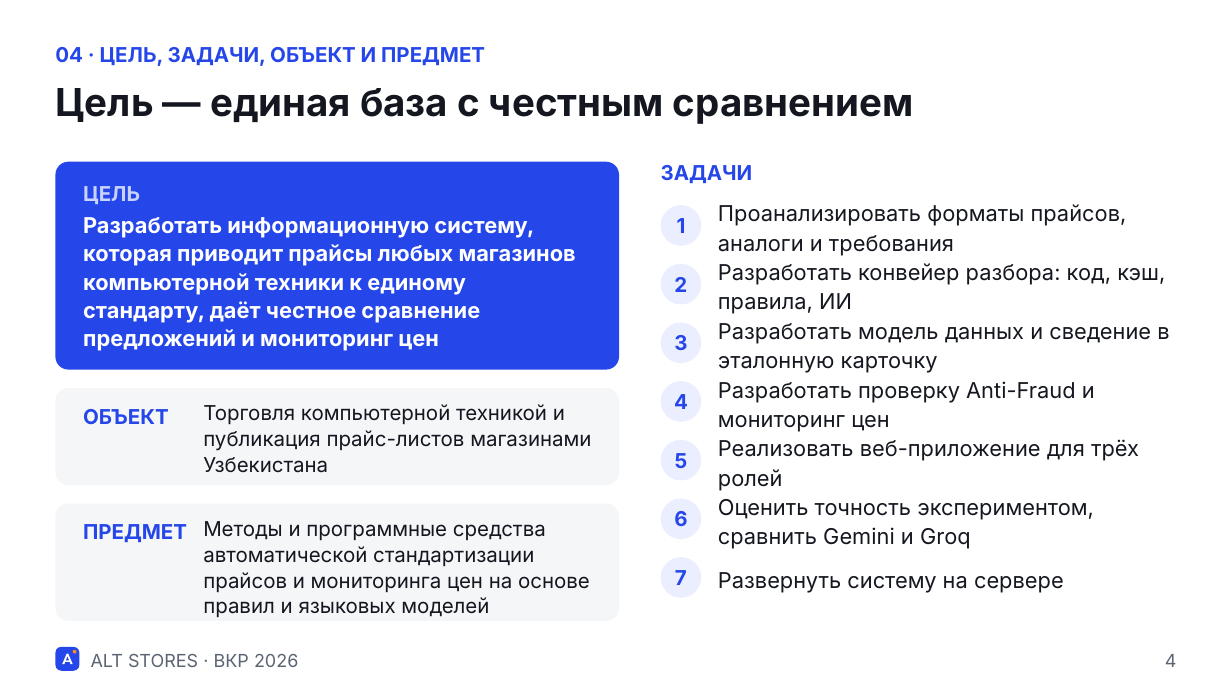
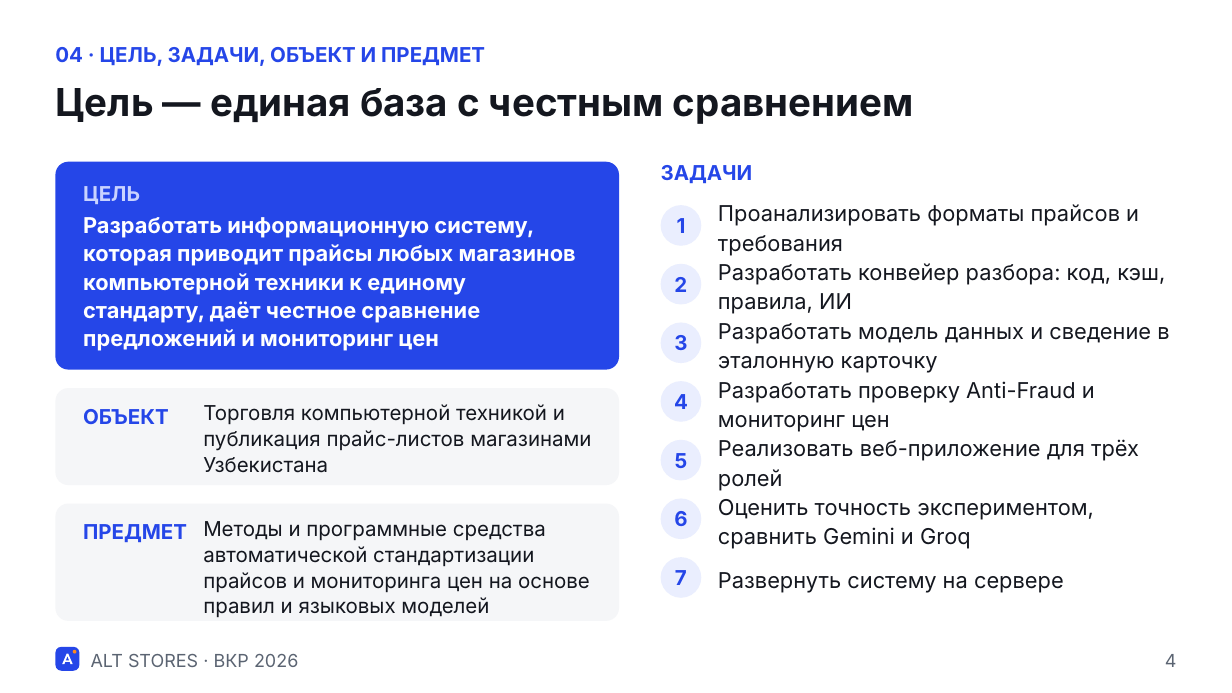
Before and after one commit to AzizArgon/alt-stores, a slide deck: slide 4 of docs/presentation/ALT_STORES_defense.pptx. Drawn at 1232x693 pixels with LibreOffice and Linux fonts; fonts in the diff are those of the drawing. Boxes give left, top, right and bottom in pixels: in the first picture for what was removed or moved away, otherwise in the second. Text is boxed around its words. In the diff, an @@ line names an element or a change of style, - is before the commit and + after.

```diff
--- a/docs/presentation/ALT_STORES_defense.pptx
+++ b/docs/presentation/ALT_STORES_defense.pptx
@@ text at (718,204,1139,256): text changed @@
-Проанализировать форматы прайсов, аналоги и требования
+Проанализировать форматы прайсов и требования
```
Also in this commit, not shown: 12 other slides changed, 3 slides removed, 25 other files.
